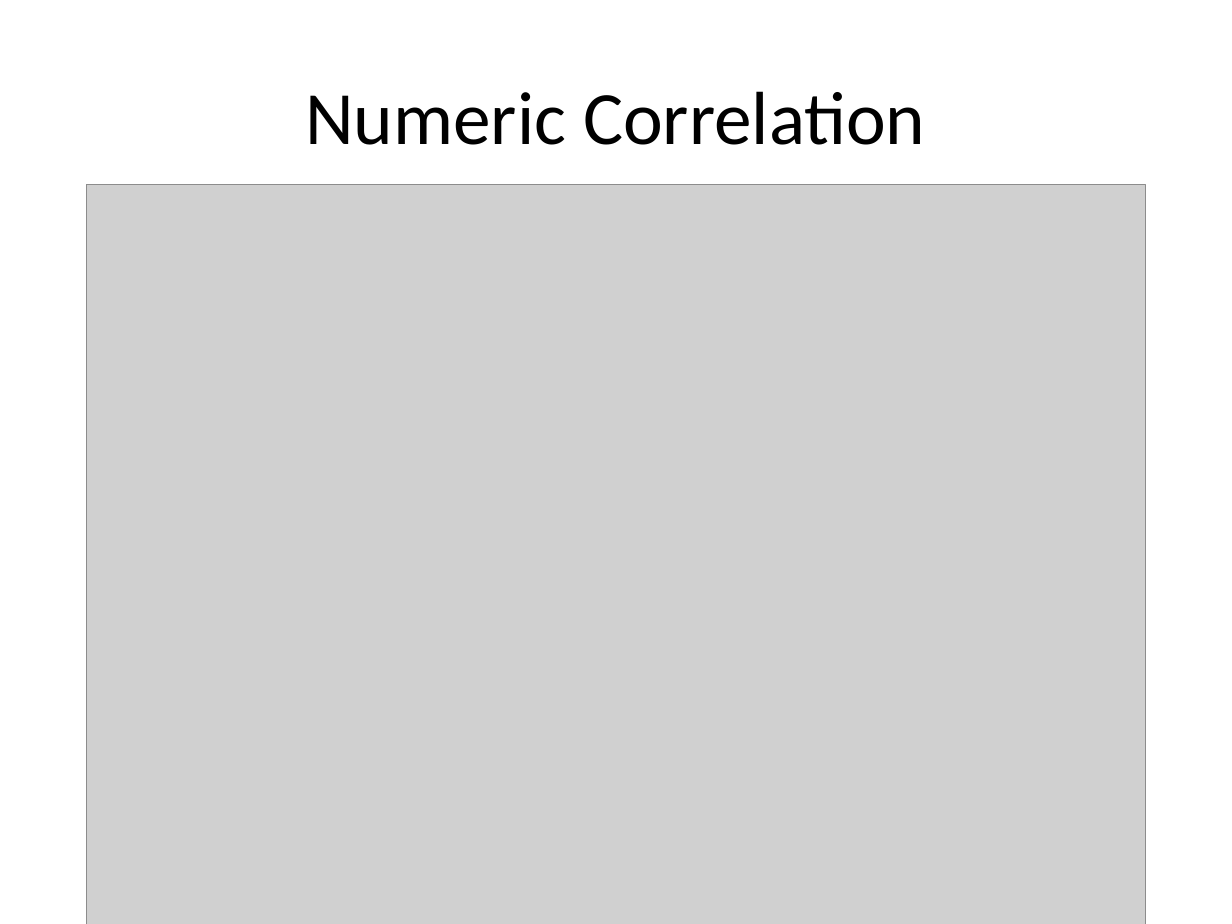
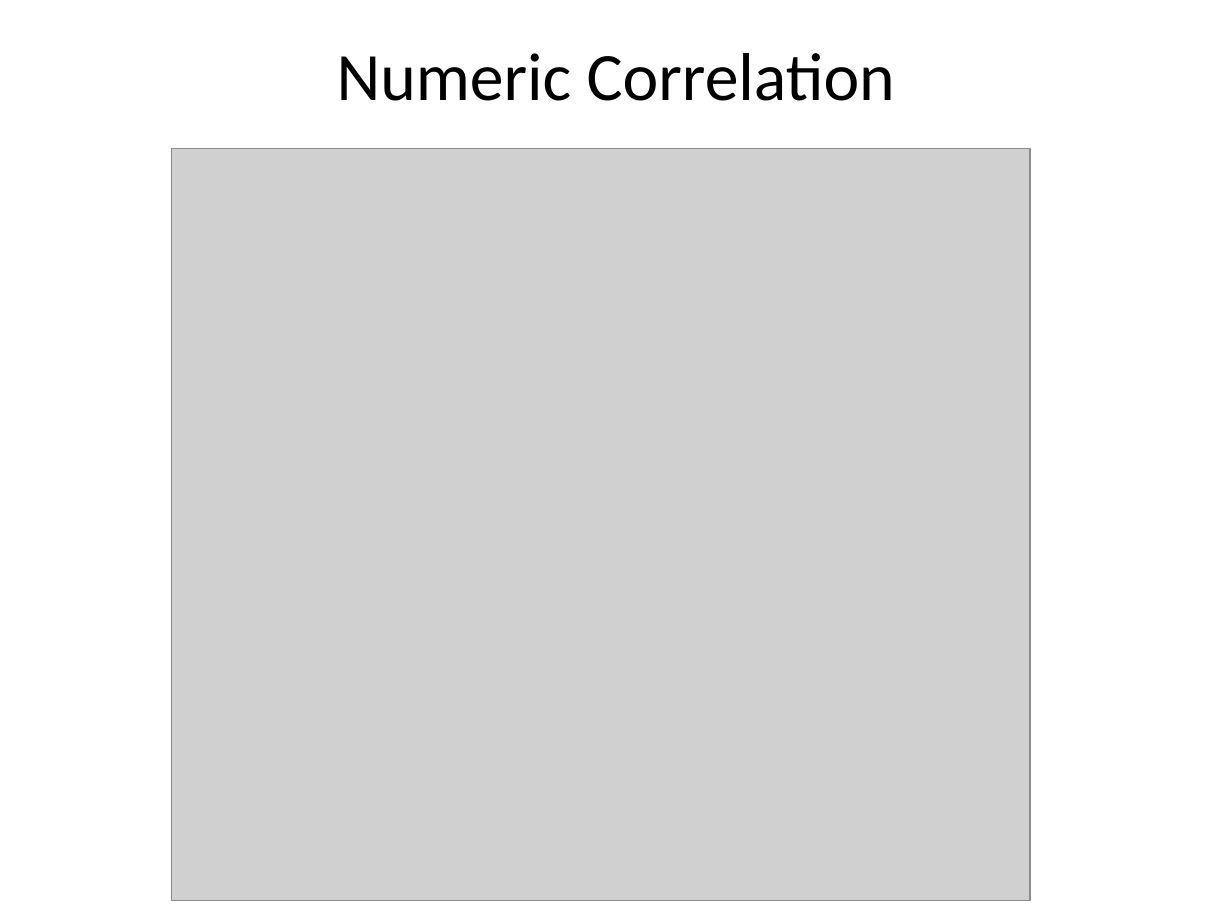
Before and after one commit to Bernardo1205/Advance-ML, a slide deck: slide 9 of reports/Imbalanced_MC_Timeseries_Report_20260428_201112.pptx (slide 7 before the commit). Drawn at 1232x924 pixels with LibreOffice and Linux fonts; fonts in the diff are those of the drawing; grey boxes stand for pictures. Boxes give left, top, right and bottom in pixels: in the first picture for what was removed or moved away, otherwise in the second. Text is boxed around its words. In the diff, an @@ line names an element or a change of style, - is before the commit and + after.

```diff
--- a/reports/Imbalanced_MC_Timeseries_Report_20260428_201112.pptx
+++ b/reports/Imbalanced_MC_Timeseries_Report_20260428_201112.pptx
@@ title "Numeric Correlation" at [337,53,895,101]: size 44 to 39.6 pt @@
@@ picture: place and size @@
-picture at [86,185,1146,924]
+picture at [171,148,1030,899]
```
Also in this commit, not shown: 1 slide added.
